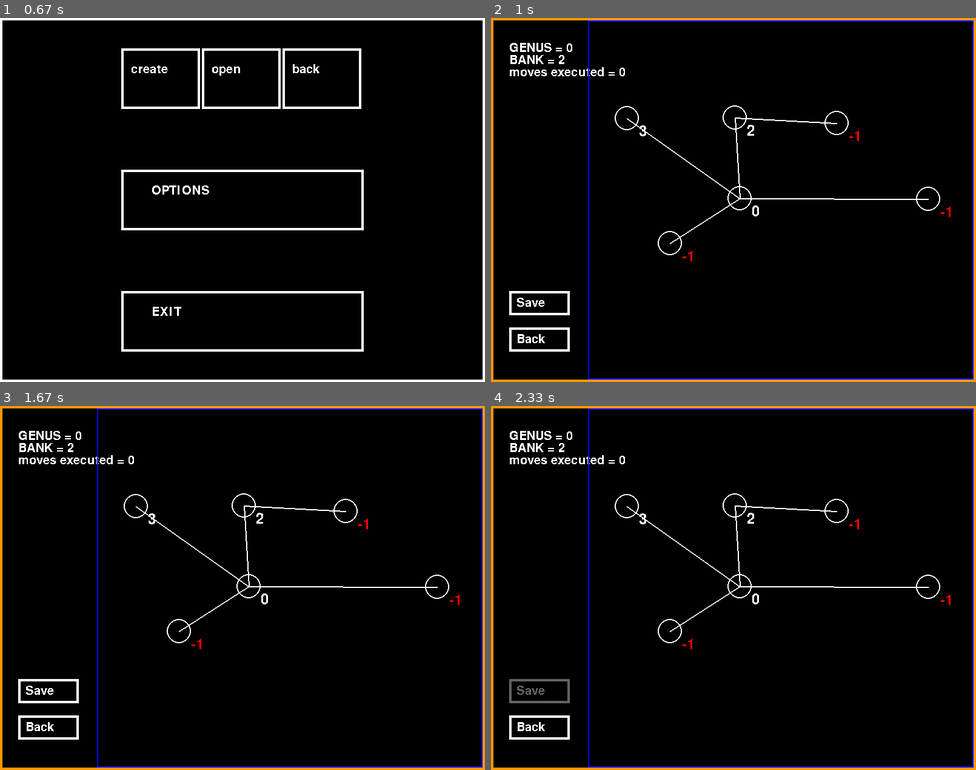
Above: before the commit, frames 1-4 (two rows, left to right).
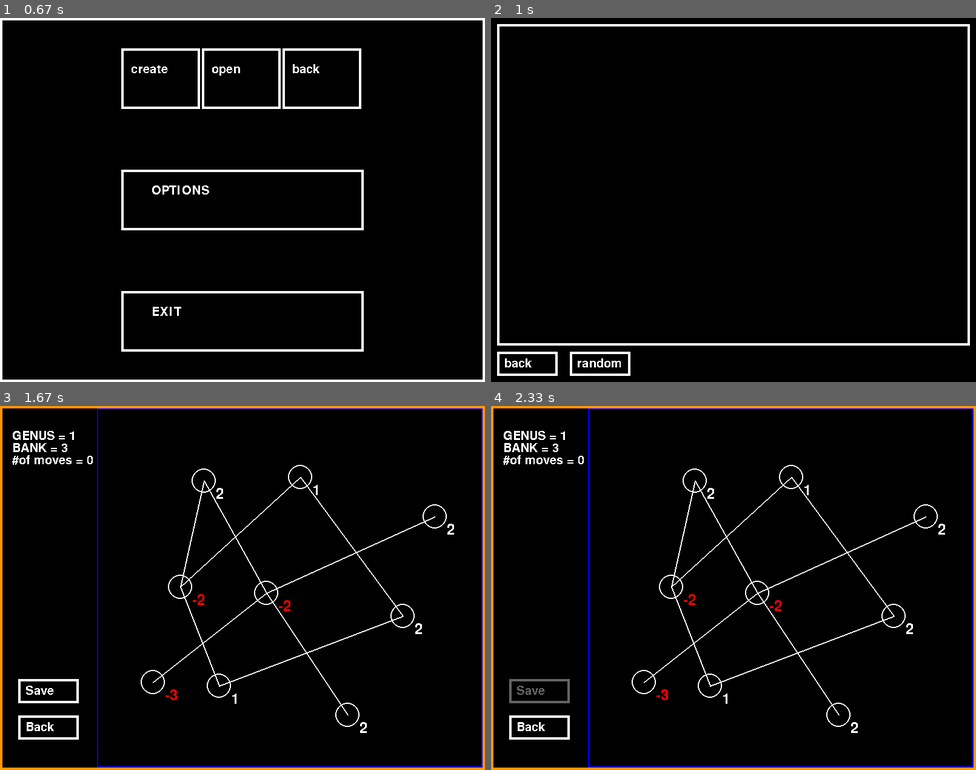
Above: after the commit, the same moments.

Repository: rayannott/dollargame
Game: pygame game, started from Gui.py
The game is run twice, just before and just after one commit, with the same random seed, the same clock (stepped at 60 frames per second) and the same inputs.
Inputs (mouse positions are in pixels of both pictures, inside the frame that each line leads up to):
- Up to frame 1 (0.67 s): press the mouse at (242, 79) at 0.37 s; move the mouse to (295, 83) at 0.47 s; release the mouse at (349, 87) at 0.6 s
- Up to frame 2 (1 s): click "create" at 0.72 s
- Up to frame 3 (1.67 s): click (106, 751) at 1.05 s, where only the run after the commit has a clickable "random"; press the mouse at (48, 689) at 1.37 s; move the mouse to (92, 697) at 1.47 s; release the mouse at (135, 704) at 1.6 s
- Up to frame 4 (2.33 s): click "Save" at 1.72 s

Frame 1 is identical in both runs. In frame 2, 7.9% of the frame differs, in the area x 0-100%, y 0-100%; in frame 3, 2.7%; in frame 4, 2.7%.

Commit message:
Created basic OpenGameWindow with a few buttons

Diff:
--- a/Gui.py
+++ b/Gui.py
@@ -7,6 +7,7 @@
 import os
 from datetime import datetime
 from random import choice
+import pandas as pd
 
 WHITE, GREEN, RED = (255,255,255), (0, 255, 0), (255, 0, 0)
 
@@ -16,7 +17,6 @@
 def get_random_game():
     games0 = get_list_of_game_files()
     filename = choice(games0)
-    print(f'Game {filename} is picked')
     return load_game(filename), filename
 
 def assemble_games_dataframe():
@@ -122,15 +122,15 @@
     text_params1 = my_font.render(f'GENUS = {G.genus}', False, WHITE)
     text_params2 = my_font.render(f'BANK = {G.bank}', False, WHITE)
 
-    screen.blit(text_params1, (30, 40))
-    screen.blit(text_params2, (30, 60))
+    screen.blit(text_params1, (20, 40))
+    screen.blit(text_params2, (20, 60))
     if sandbox:
         valid = is_game_valid(G)
         text_proceed = my_font.render('valid' if valid else 'invalid', False, GREEN if valid else RED)
-        screen.blit(text_proceed, (30, 80))
+        screen.blit(text_proceed, (20, 80))
     else:
-        text_moves = my_font.render(f'moves executed = {num_moves}', False, WHITE)
-        screen.blit(text_moves, (30, 80))
+        text_moves = my_font.render(f'#of moves = {num_moves}', False, WHITE)
+        screen.blit(text_moves, (20, 80))
 
 def display_nodes_edges(G):
     # nodes
@@ -165,7 +165,6 @@
             elif event.type == pygame.MOUSEBUTTONUP:
                 up = pygame.mouse.get_pos()
                 if not field_rect.collidepoint(up):
-                    print('pressed outside of the region')
                     if btn_proceed.hovering(up):
                         GameWindow(G)
                     if btn_discard.hovering(up):
@@ -210,11 +209,42 @@
         pygame.draw.rect(screen, (0, 0, 255), [WIDTH*0.2, 4, WIDTH*0.8-4, HEIGHT-8], 2)
         pygame.display.update()
 
+
 def OpenGameWindow():
-    pass
+    print('OpenGameWindow is opened')
+    pygame.display.set_caption('Menu')
+    files_rect = pygame.Rect((10, 10), (780, 530))
+    btn_back = Button((10, 550), (100, 40), 'back')
+    btn_randomgame = Button((130, 550), (100, 40), 'random')
+    running_opengame = True
+
+    while running_opengame:
+        screen.fill('black')
+        for event in pygame.event.get():
+            if event.type == pygame.MOUSEBUTTONDOWN:
+                down = pygame.mouse.get_pos()
+            elif event.type == pygame.MOUSEBUTTONUP:
+                up = pygame.mouse.get_pos()
+                if event.button == 4: #mousewheel up
+                    print('mousewheel up')
+                elif event.button == 5: #mousewheel down
+                    print('mousewheel down')
+                elif btn_back.hovering(up):
+                    running_opengame = False
+                elif btn_randomgame.hovering(up):
+                    print('Starting a random game')
+                    g, filename = get_random_game()
+                    GameWindow(g, filename)
+            elif event.type == pygame.QUIT:
+                running_opengame = False
+        btn_back.draw(screen, my_font)
+        btn_randomgame.draw(screen, my_font)
+        pygame.draw.rect(screen, WHITE, [10, 10, 780, 530], 4)
+        pygame.display.update()
+
 
 def GameWindow(g, filename=None):
-    print('Game is started')
+    val = filename or 'New'; print(f'{val} game is started')
     pygame.display.set_caption('Game')
     field_rect = pygame.Rect((WIDTH*0.2, 4), (WIDTH*0.8-4, HEIGHT-8))
     btn_save = Button(topleft=(30, 450), size=(100, 40), text='Save')
@@ -232,9 +262,6 @@
             elif event.type == pygame.MOUSEBUTTONUP:
                 up = pygame.mouse.get_pos()
                 if not field_rect.collidepoint(up):
-                    print('pressed outside of the region')
-                    print(g.debt)
-                    # left side buttons
                     if btn_save.hovering(up):
                         if not moves:
                             print('Save empty game')
@@ -246,7 +273,7 @@
                     elif btn_back.hovering(up):
                         running_game = False
                         break
-                else:
+                elif not is_victory:
                     down_bool, node_down = mouse_on_node(g, down)
                     up_bool, node_up = mouse_on_node(g, up)
                     if down_bool:
@@ -327,8 +354,6 @@
                 elif btn_play_open.hovering(up):
                     print('this should open a window to choose an existing game')
                     OpenGameWindow()
-                    g, filename = get_random_game()
-                    GameWindow(g, filename)
                 # print(up)
             elif event.type == pygame.QUIT:
                 running_menu = False
@@ -361,3 +386,4 @@
     MenuWindow()
     # g = load_game('6.json')
     # GameWindow(g, '6.json')
+    # OpenGameWindow()
--- a/games/1.json
+++ b/games/1.json
@@ -135,6 +135,35 @@
 					"take"
 				]
 			]
+		},
+		{
+			"date_played": "18/05/2022 15:03:20",
+			"moves": [
+				[
+					1,
+					"give"
+				],
+				[
+					0,
+					"give"
+				],
+				[
+					4,
+					"take"
+				],
+				[
+					1,
+					"give"
+				],
+				[
+					2,
+					"give"
+				],
+				[
+					3,
+					"give"
+				]
+			]
 		}
 	],
 	"info": {
--- a/games/12.json
+++ b/games/12.json
@@ -1 +1 @@
-{"graph": {"edges": [[0, 1], [0, 2], [0, 5], [0, 8], [0, 9], …(196 unchanged characters)… 10, 484], "10": [371, 154]}}, "plays": [], "info": {"date_created": "18/05/2022 13:06:29"}}
+{"graph": {"edges": [[0, 1], [0, 2], [0, 5], [0, 8], [0, 9], …(196 unchanged characters)… 10, 484], "10": [371, 154]}}, "plays": [{"date_played": "18/05/2022 14:59:07", "moves": [[5, "give"], [5, "give"], [8, "give"], [8, "give"], [1, "take"], [2, "take"], [10, "give"], [10, "give"], [10, "give"], [1, "take"], [2, "take"], [1, "take"], [2, "take"]]}], "info": {"date_created": "18/05/2022 13:06:29"}}
--- a/games/13.json
+++ b/games/13.json
@@ -1 +1 @@
-{"graph": {"edges": [[0, 3], [0, 1], [0, 4], [1, 2], [1, 4], …(151 unchanged characters)… 664, 346], "4": [464, 311]}}, "plays": [], "info": {"date_created": "18/05/2022 13:06:56"}}
+{"graph": {"edges": [[0, 3], [0, 1], [0, 4], [1, 2], [1, 4], …(151 unchanged characters)… 664, 346], "4": [464, 311]}}, "plays": [{"date_played": "18/05/2022 14:58:40", "moves": [[2, "give"], [0, "give"], [3, "give"]]}], "info": {"date_created": "18/05/2022 13:06:56"}}
--- a/games/2.json
+++ b/games/2.json
@@ -1 +1 @@
-{"graph": {"edges": [[0, 1], [0, 2], [0, 7], [1, 3], [1, 5], …(873 unchanged characters)… "give"], [7, "give"]], "time_spent": -1}], "info": {"date_created": "16/05/2022 21:03:05", "time_spent": -1}}
+{"graph": {"edges": [[0, 1], [0, 2], [0, 7], [1, 3], [1, 5], …(873 unchanged characters)… "give"], [7, "give"]], "time_spent": -1}, {"date_played": "18/05/2022 14:58:30", "moves": [[7, "give"], [6, "give"], [6, "give"], [6, "give"], [2, "give"], [2, "give"], [1, "take"], [1, "take"], [3, "take"], [3, "take"], [3, "take"], [3, "take"], [3, "take"], [6, "take"], [6, "take"]]}], "info": {"date_created": "16/05/2022 21:03:05", "time_spent": -1}}
--- a/games/3.json
+++ b/games/3.json
@@ -1,105 +1 @@
-{
-	"graph": {
-		"edges": [
-			[
-				0,
-				1
-			],
-			[
-				1,
-				2
-			],
-			[
-				1,
-				4
-			],
-			[
-				1,
-				5
-			],
-			[
-				2,
-				3
-			]
-		],
-		"values": {
-			"0": -1,
-			"1": 0,
-			"2": 2,
-			"3": -1,
-			"4": -1,
-			"5": 3
-		},
-		"positions": {
-			"0": [
-				295,
-				371
-			],
-			"1": [
-				410,
-				297
-			],
-			"2": [
-				402,
-				164
-			],
-			"3": [
-				570,
-				173
-			],
-			"4": [
-				721,
-				298
-			],
-			"5": [
-				224,
-				165
-			]
-		}
-	},
-	"state": "intact",
-	"plays": [
-		{
-			"date_played": "16/05/2022 21:08:17",
-			"moves": [
-				[
-					3,
-					"give"
-				],
-				[
-					3,
-					"take"
-				],
-				[
-					3,
-					"take"
-				],
-				[
-					0,
-					"take"
-				],
-				[
-					4,
-					"take"
-				],
-				[
-					0,
-					"take"
-				],
-				[
-					4,
-					"take"
-				],
-				[
-					1,
-					"take"
-				]
-			],
-			"time_spent": -1
-		}
-	],
-	"info": {
-		"date_created": "16/05/2022 21:06:54",
-		"time_spent": -1
-	}
-}
+{"graph": {"edges": [[0, 1], [1, 2], [1, 4], [1, 5], [2, 3]], "values": {"0": -1, "1": 0, "2": 2, "3": -1, "4": -1, "5": 3}, "positions": {"0": [295, 371], "1": [410, 297], "2": [402, 164], "3": [570, 173], "4": [721, 298], "5": [224, 165]}}, "state": "intact", "plays": [{"date_played": "16/05/2022 21:08:17", "moves": [[3, "give"], [3, "take"], [3, "take"], [0, "take"], [4, "take"], [0, "take"], [4, "take"], [1, "take"]], "time_spent": -1}, {"date_played": "18/05/2022 14:53:04", "moves": [[5, "give"], [5, "give"], [2, "give"], [1, "give"], [5, "give"]]}], "info": {"date_created": "16/05/2022 21:06:54", "time_spent": -1}}
--- a/games/9.json
+++ b/games/9.json
@@ -1 +1,106 @@
-{"graph": {"edges": [[0, 1], [0, 2], [1, 2], [1, 3], [3, 5], [3, 4], [4, 5]], "values": {"0": 1, "1": 1, "2": 1, "3": 0, "4": 0, "5": 0}, "positions": {"0": [360, 186], "1": [569, 358], "2": [553, 213], "3": [317, 448], "4": [489, 486], "5": [235, 530]}}, "plays": [{"date_played": "18/05/2022 12:26:29", "moves": [[2, "give"], [2, "take"], [2, "take"], [2, "take"], [2, "take"], [3, "give"], [5, "give"]]}], "info": {"date_created": "18/05/2022 12:26:29"}}
+{
+	"graph": {
+		"edges": [
+			[
+				0,
+				1
+			],
+			[
+				0,
+				2
+			],
+			[
+				1,
+				2
+			],
+			[
+				1,
+				3
+			],
+			[
+				3,
+				5
+			],
+			[
+				3,
+				4
+			],
+			[
+				4,
+				5
+			]
+		],
+		"values": {
+			"0": 1,
+			"1": 1,
+			"2": 1,
+			"3": 0,
+			"4": 0,
+			"5": 0
+		},
+		"positions": {
+			"0": [
+				360,
+				186
+			],
+			"1": [
+				569,
+				358
+			],
+			"2": [
+				553,
+				213
+			],
+			"3": [
+				317,
+				448
+			],
+			"4": [
+				489,
+				486
+			],
+			"5": [
+				235,
+				530
+			]
+		}
+	},
+	"plays": [
+		{
+			"date_played": "18/05/2022 12:26:29",
+			"moves": [
+				[
+					2,
+					"give"
+				],
+				[
+					2,
+					"take"
+				],
+				[
+					2,
+					"take"
+				],
+				[
+					2,
+					"take"
+				],
+				[
+					2,
+					"take"
+				],
+				[
+					3,
+					"give"
+				],
+				[
+					5,
+					"give"
+				]
+			]
+		}
+	],
+	"info": {
+		"date_created": "18/05/2022 12:26:29"
+	}
+}
Not shown, removed: games/dummy.bmp
